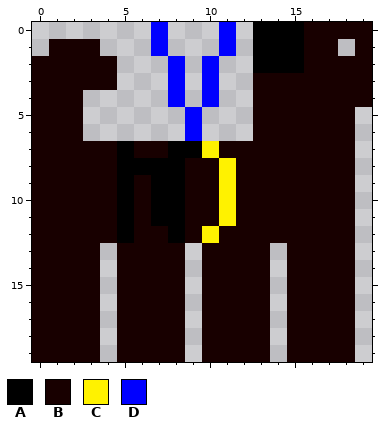
A pixel-art sprite gets an edit: game/pics/DogRPara.png. The picture above was drawn from the file before the commit.
The file is 20x20 pixels.
Palette (. is transparent): A #000000  B #180000  C #fff200  D #0000ff
After the commit:
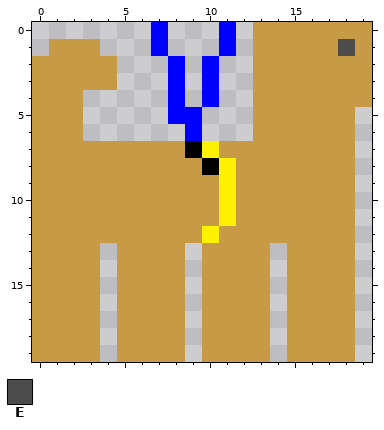
Colours new in this view: E #4c4c4c
Changes in this commit:
colour B: #180000 -> #c79a45
y 0: x 13..15 AAA -> BBB
y 1: x 13..15 AAA -> BBB; x 18 . -> E
y 2: x 13..15 AAA -> BBB
y 5: x 8 . -> D
y 7: x 5 A -> B; x 8 A -> B
y 8: x 5..8 AAAA -> BBBB; x 10 B -> A
y 9..11: x 5 A -> B; x 7..8 AA -> BB
y 12: x 5 A -> B; x 8 A -> B
Where, in picture pixels (left, top, right, bottom), the same in both pictures:
changed: (32, 22, 372, 362)
